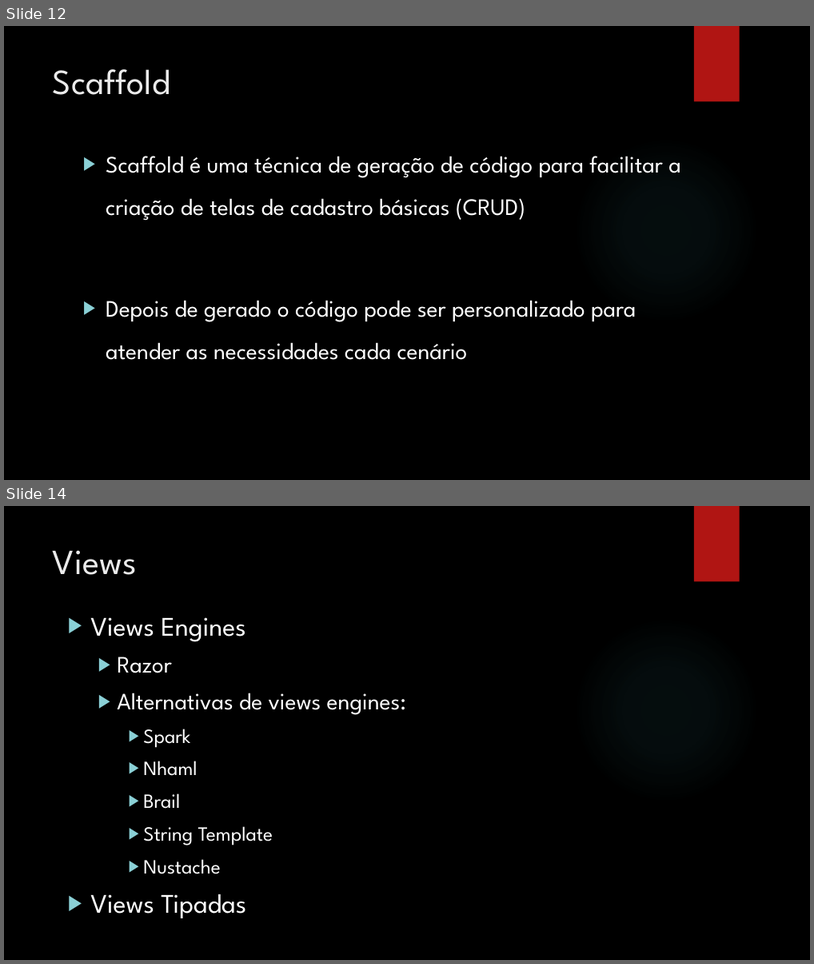
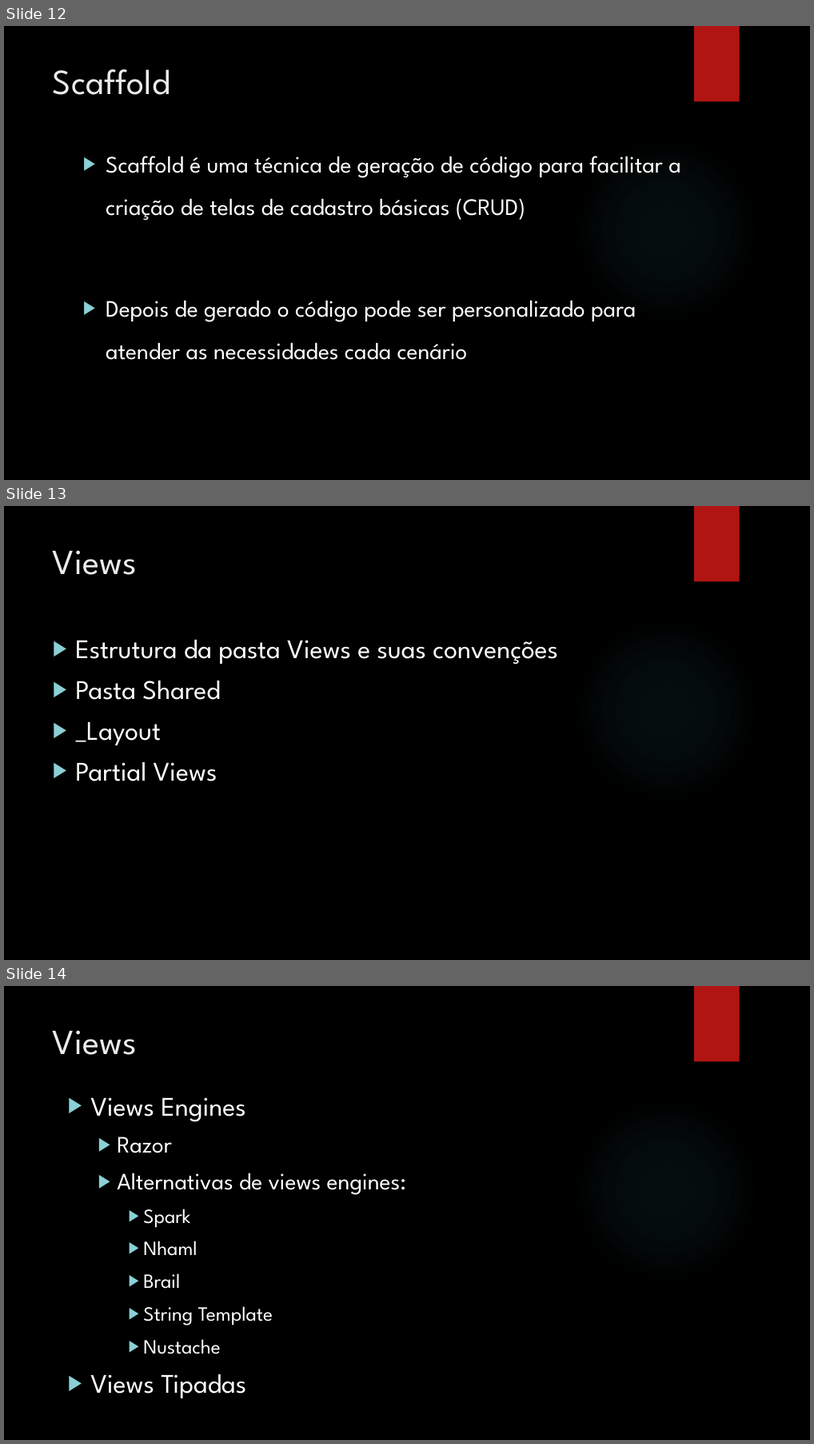
Before and after one commit to leolana/AspnetMvcLab, a slide deck: Presentation/AspNetMvc.pptx. Shown one above the other, each under a label of ours: slides 12 and 14 before the commit, slides 12, 13 and 14 after it; the slides between them are not shown. The pictures are 814x964 and 814x1444 pixels, drawn with LibreOffice and Linux fonts; fonts in the diff are those of the drawing; background and template pictures are left out. Boxes give left, top, right and bottom in pixels: in the first picture for what was removed or moved away, otherwise in the second. Text is boxed around its words. In the diff, an @@ line names an element or a change of style, - is before the commit and + after.

```diff
--- a/Presentation/AspNetMvc.pptx
+++ b/Presentation/AspNetMvc.pptx
@@ slide 13 added at (x1=4, y1=506, x2=810, y2=960), background picture (left out); not listed: 2 template elements that a slide beside it also shows @@
@@ title added at (x1=53, y1=550, x2=137, y2=575), 42 pt, text #EBEBEB @@
+Views
@@ text added at (x1=75, y1=640, x2=558, y2=781), 32 pt, text #FFFFFF @@
+▶ Estrutura da pasta Views e suas convenções
+▶ Pasta Shared
+▶ _Layout
+▶ Partial Views
```
Also in this commit, not shown: 3 slides changed, 1 slide removed, 5 other files.
